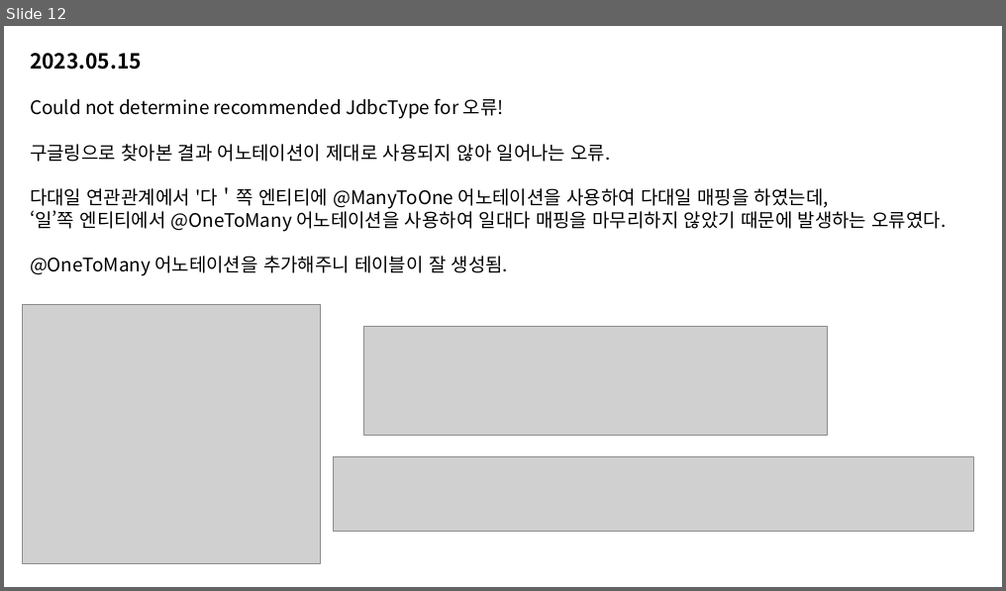
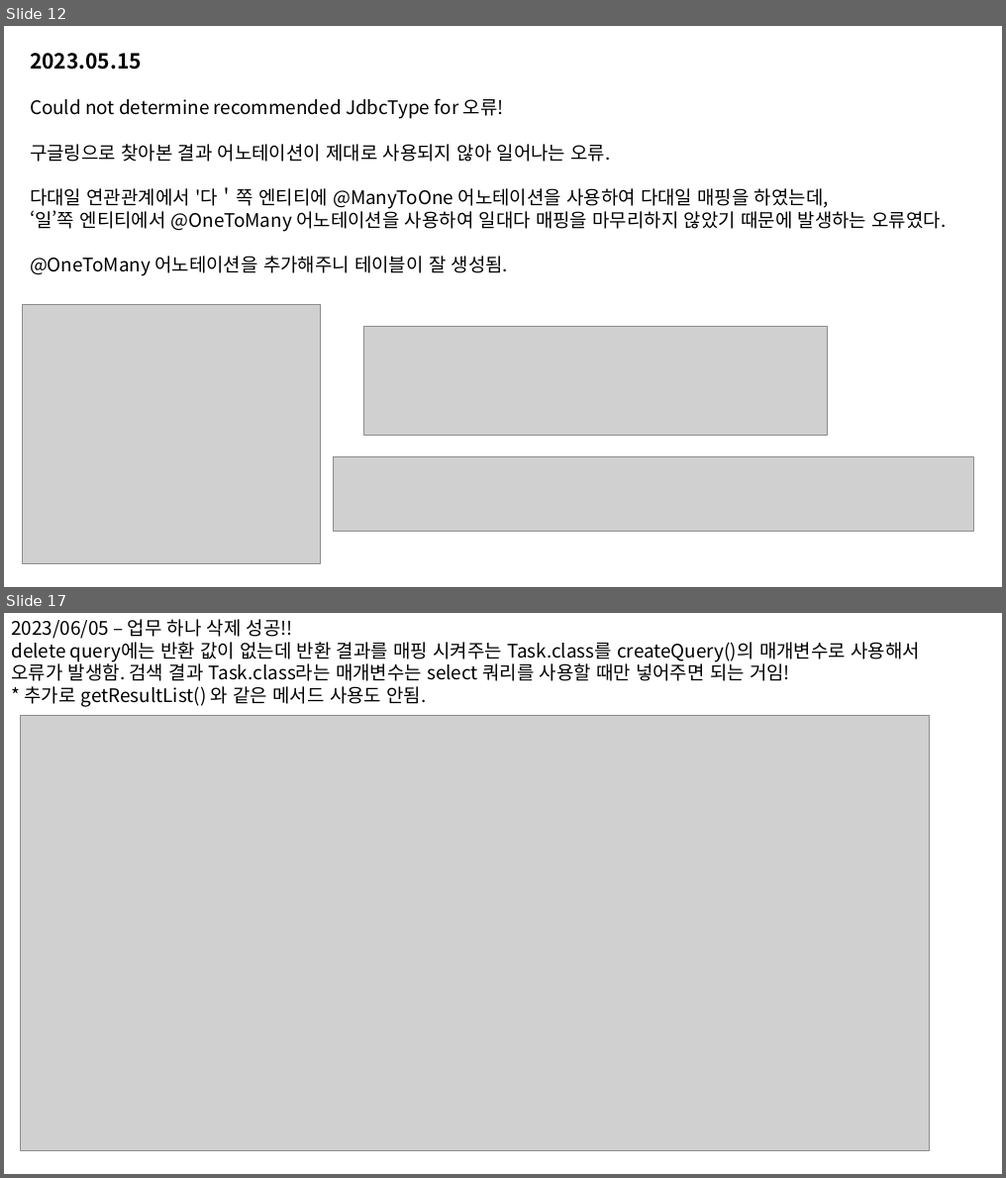
Before and after one commit to LvUpPlanner/LePl_Spring, a slide deck: CYJ/LePl 개발 일지.pptx. Shown one above the other, each under a label of ours: slide 12 before the commit, slides 12 and 17 after it; the slides between them are not shown. The pictures are 1006x591 and 1006x1178 pixels, drawn with LibreOffice and Linux fonts; fonts in the diff are those of the drawing; grey boxes stand for pictures. Boxes give left, top, right and bottom in pixels: in the first picture for what was removed or moved away, otherwise in the second. Text is boxed around its words. In the diff, an @@ line names an element or a change of style, - is before the commit and + after.

```diff
--- a/CYJ/LePl 개발 일지.pptx
+++ b/CYJ/LePl 개발 일지.pptx
@@ slide 17 added at bbox=[4, 613, 1002, 1174], background #FFFFFF @@
@@ text added at bbox=[11, 619, 920, 707], 18 pt, text #000000 @@
+2023/06/05 – 업무 하나 삭제 성공!!
+delete query에는 반환 값이 없는데 반환 결과를 매핑 시켜주는 Task.class를 createQuery()의 매개변수로 사용해서 오류가 발생함. 검색 결과 Task.class라는 매개변수는 select 쿼리를 사용할 때만 넣어주면 되는 거임!
+* 추가로 getResultList() 와 같은 메서드 사용도 안됨.
@@ picture added at bbox=[21, 715, 930, 1152] @@
```
Also in this commit, not shown: 4 other slides added.
